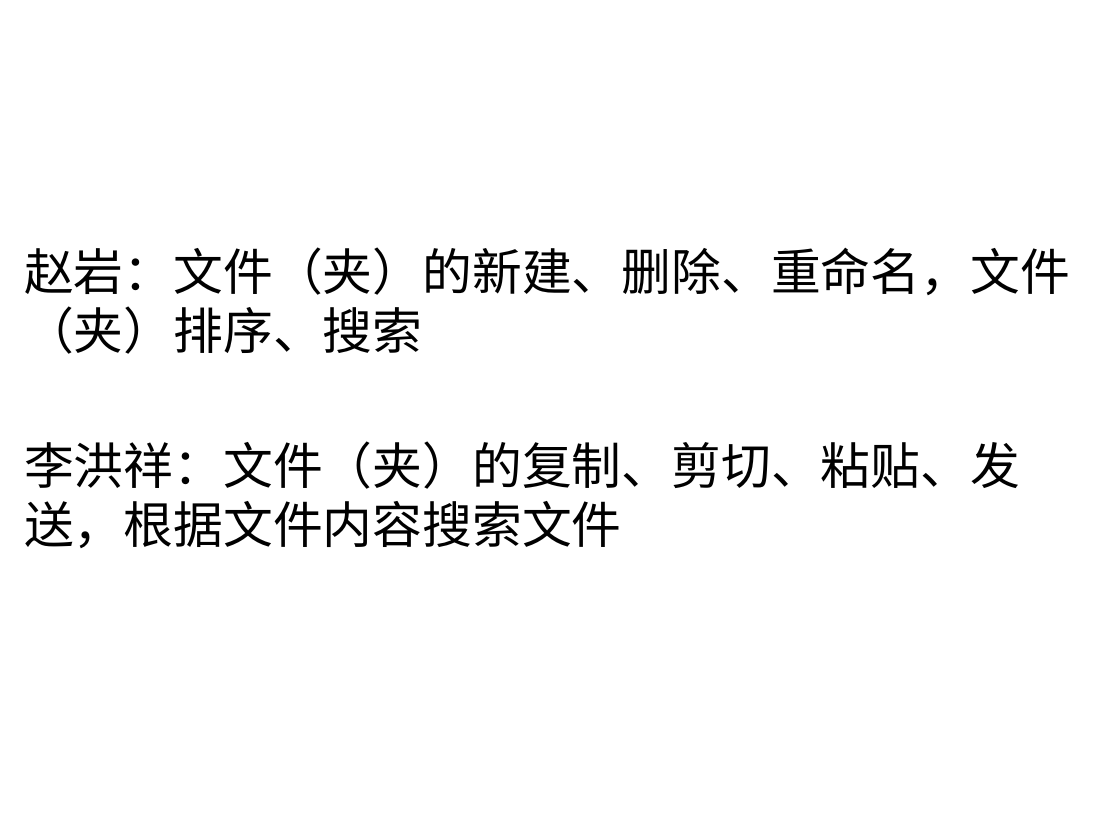
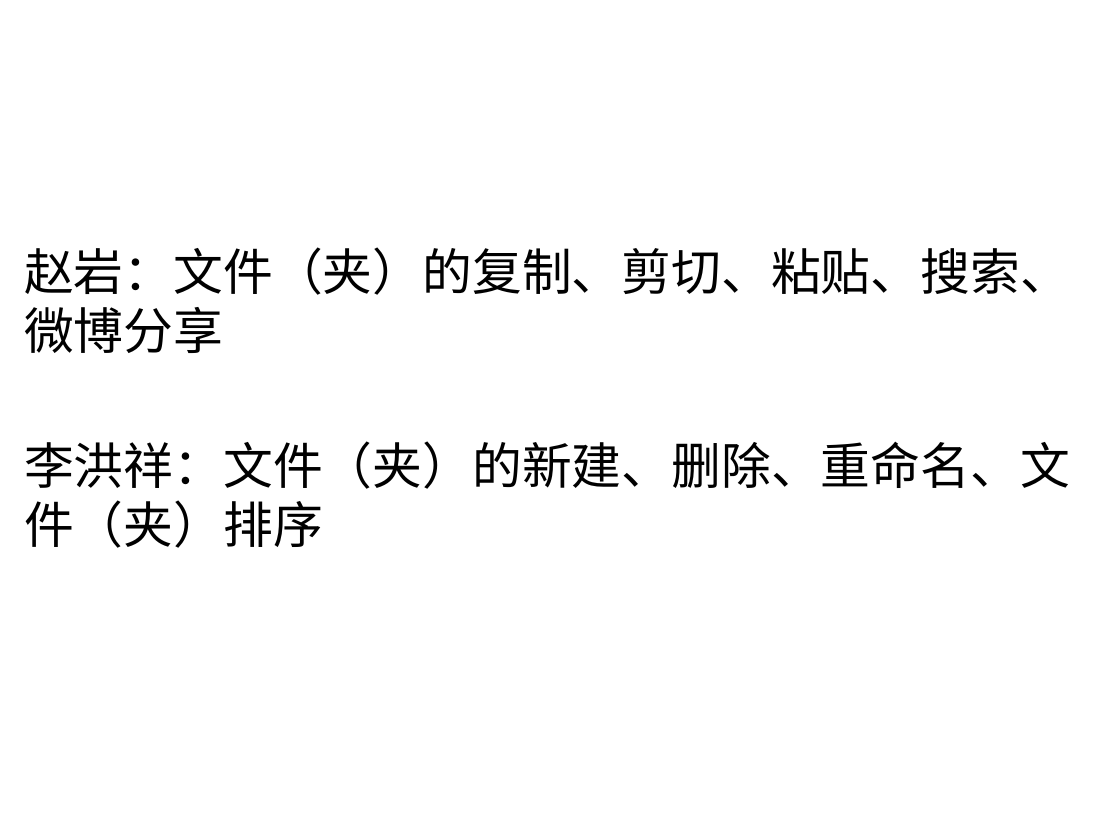
Before and after one commit to ProgramMonkey/File_explorer, a slide deck: slide 11 of 文件管理系统开题答辩.pptx. Drawn at 1120x840 pixels with LibreOffice and Linux fonts; fonts in the diff are those of the drawing; background and template pictures are left out. Boxes give left, top, right and bottom in pixels: in the first picture for what was removed or moved away, otherwise in the second. Text is boxed around its words. In the diff, an @@ line names an element or a change of style, - is before the commit and + after.

Commit message:
修改了没复制粘贴的bug，修改了结题报告和PPT

```diff
--- a/文件管理系统开题答辩.pptx
+++ b/文件管理系统开题答辩.pptx
@@ text at (24, 247, 1070, 548): text changed @@
-赵岩：文件（夹）的新建、删除、重命名，文件（夹）排序、搜索
-李洪祥：文件（夹）的复制、剪切、粘贴、发送，根据文件内容搜索文件
+赵岩：文件（夹）的复制、剪切、粘贴、搜索、微博分享
+李洪祥：文件（夹）的新建、删除、重命名、文件（夹）排序
```
Also in this commit, not shown: 3 other files.
